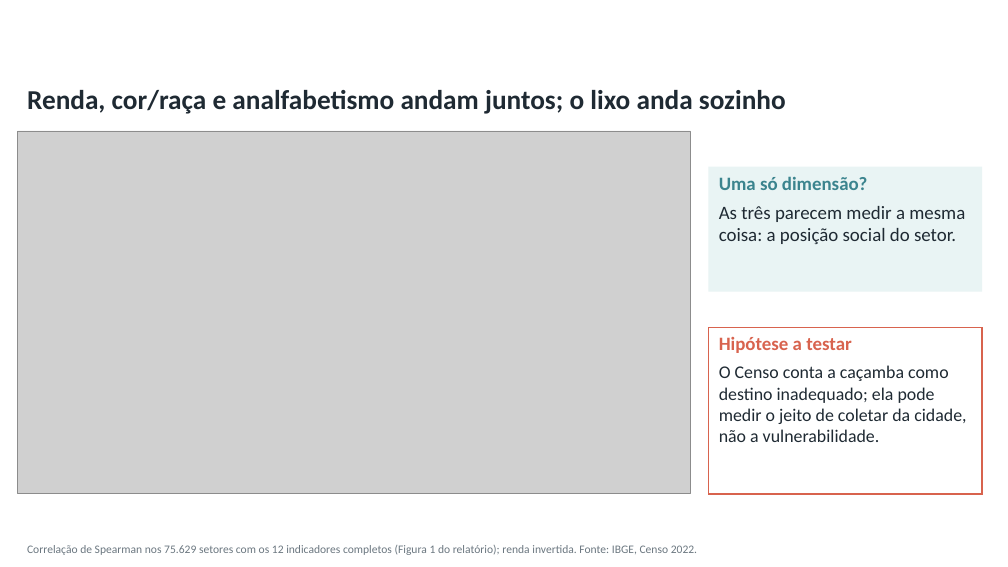
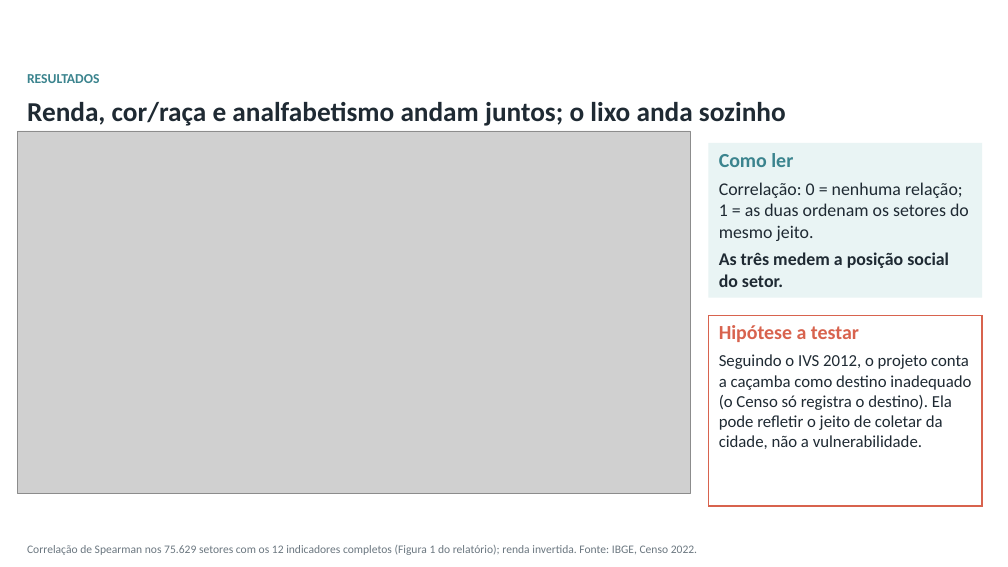
Before and after one commit to pedrinndias/Projeto_IVS_Censo, a slide deck: slide 8 of relatorio_parcial_raic/Apresentacao_Oral_RAIC_2026_Pedro.pptx. Drawn at 1008x567 pixels with LibreOffice and Linux fonts; fonts in the diff are those of the drawing; grey boxes stand for pictures; background and template pictures are left out. Boxes give left, top, right and bottom in pixels: in the first picture for what was removed or moved away, otherwise in the second. Text is boxed around its words. In the diff, an @@ line names an element or a change of style, - is before the commit and + after.

```diff
--- a/relatorio_parcial_raic/Apresentacao_Oral_RAIC_2026_Pedro.pptx
+++ b/relatorio_parcial_raic/Apresentacao_Oral_RAIC_2026_Pedro.pptx
@@ text "Renda, cor/raça e analfabetismo andam ...": place and size @@
-text "Renda, cor/raça e analfabetismo andam ..." at (27,90,786,114)
+text "Renda, cor/raça e analfabetismo andam ..." at (27,102,786,126)
@@ text added at (27,74,99,83), 13 pt, text #3B848E, bold @@
+RESULTADOS
@@ rectangle "Como ler": place and size @@
-rectangle "Como ler" at (709,166,982,291)
+rectangle "Como ler" at (709,143,982,298)
@@ text in rectangle at (719,153,969,287): text changed; size 18 to 17 pt @@
-Uma só dimensão?
-As três parecem medir a mesma coisa: a posição social do setor.
+Como ler
+Correlação: 0 = nenhuma relação; 1 = as duas ordenam os setores do mesmo jeito.
+As três medem a posição social do setor.
@@ rectangle "Hipótese a testar": place and size @@
-rectangle "Hipótese a testar" at (709,327,982,494)
+rectangle "Hipótese a testar" at (709,315,982,506)
@@ text in rectangle at (719,325,859,342): size 18 to 19 pt in "Hipótese a testar" @@
@@ text in rectangle at (719,354,971,449): text changed; size 17 to 16 pt @@
-O Censo conta a caçamba como destino inadequado; ela pode medir o jeito de coletar da cidade, não a vulnerabilidade.
+Seguindo o IVS 2012, o projeto conta a caçamba como destino inadequado (o Censo só registra o destino). Ela pode refletir o jeito de coletar da cidade, não a vulnerabilidade.
```
Also in this commit, not shown: 8 other slides changed, 5 other files.
